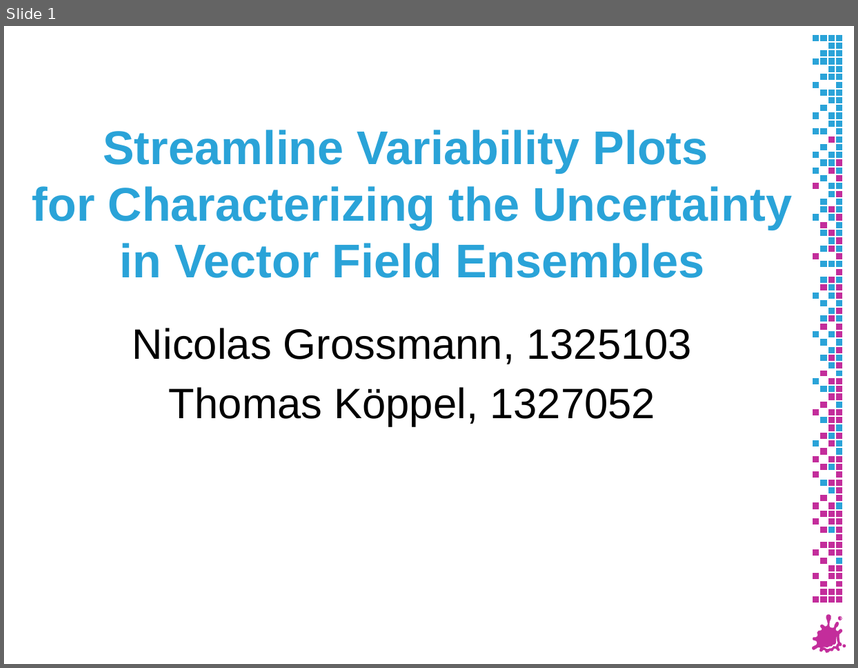
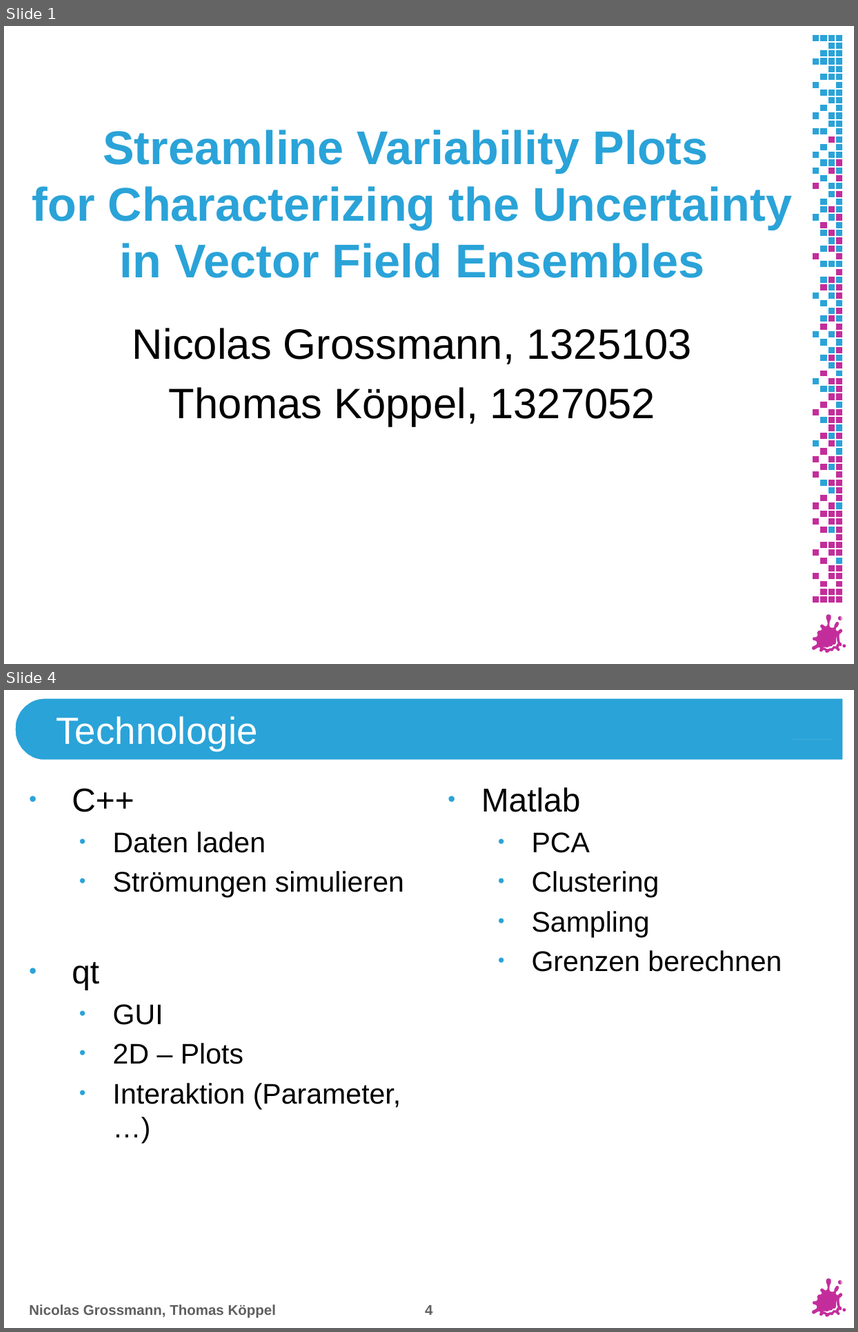
Before and after one commit to e1325103/SVP, a slide deck: Presentation/Presentation186.pptx. Shown one above the other, each under a label of ours: slide 1 before the commit, slides 1 and 4 after it; the slides between them are not shown. The pictures are 858x668 and 858x1332 pixels, drawn with LibreOffice and Linux fonts; fonts in the diff are those of the drawing; background and template pictures are left out. Boxes give left, top, right and bottom in pixels: in the first picture for what was removed or moved away, otherwise in the second. Text is boxed around its words. In the diff, an @@ line names an element or a change of style, - is before the commit and + after.

```diff
--- a/Presentation/Presentation186.pptx
+++ b/Presentation/Presentation186.pptx
@@ slide 4 added at [4,690,854,1328], background #FFFFFF; not listed: 8 template elements that a slide beside it also shows @@
@@ freeform shape added at [15,698,844,760], fill #2AA3D8, outline #FFFFFF 1.25 pt @@
@@ title added at [56,716,257,751], 32 pt, text #FFFFFF @@
+Technologie
@@ freeform shape added at [791,739,831,739], fill #FFFFFF @@
@@ text added at [72,788,404,1109], 24 pt, text #000000 @@
+• C++
+  • Daten laden
+  • Strömungen simulieren
+• qt
+  • GUI
+  • 2D – Plots
+  • Interaktion (Parameter, …)
@@ text added at [481,787,782,972], 24 pt, text #000000 @@
+• Matlab
+  • PCA
+  • Clustering
+  • Sampling
+  • Grenzen berechnen
@@ text added at [29,1304,276,1318], 12 pt, text #5F5F5F, bold @@
+Nicolas Grossmann, Thomas Köppel
@@ page number added at [425,1305,432,1314], 12 pt, text #5F5F5F, bold @@
+4
```
Also in this commit, not shown: 5 slides changed, 6 other slides added, 6 other files.
